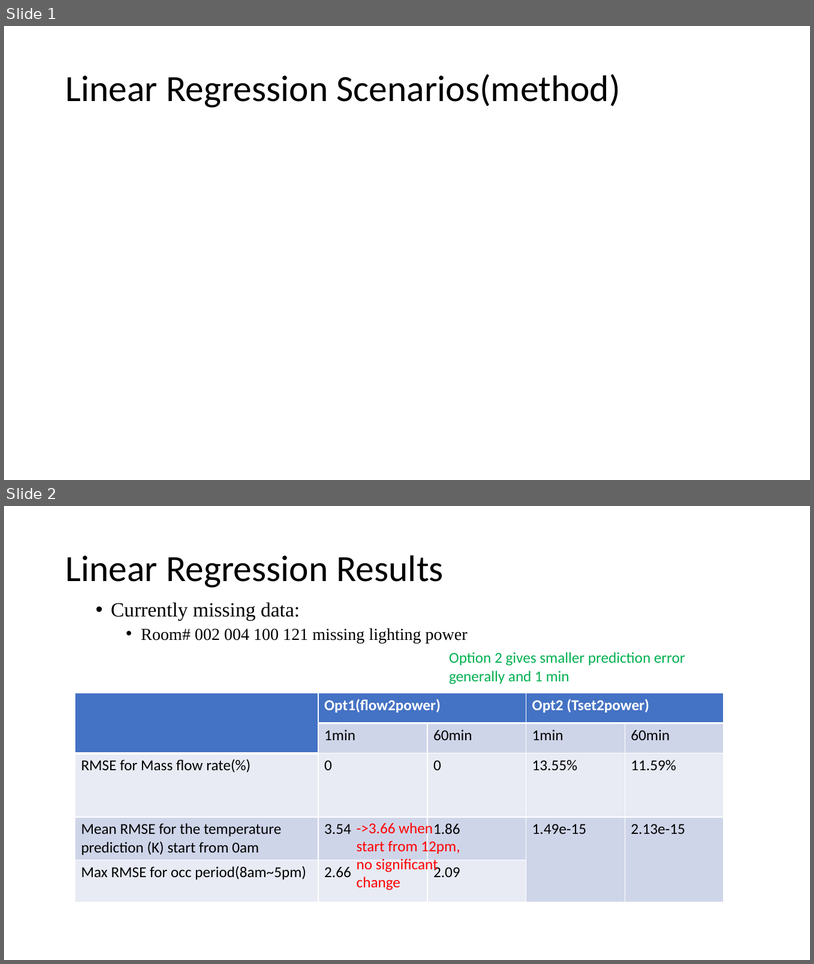
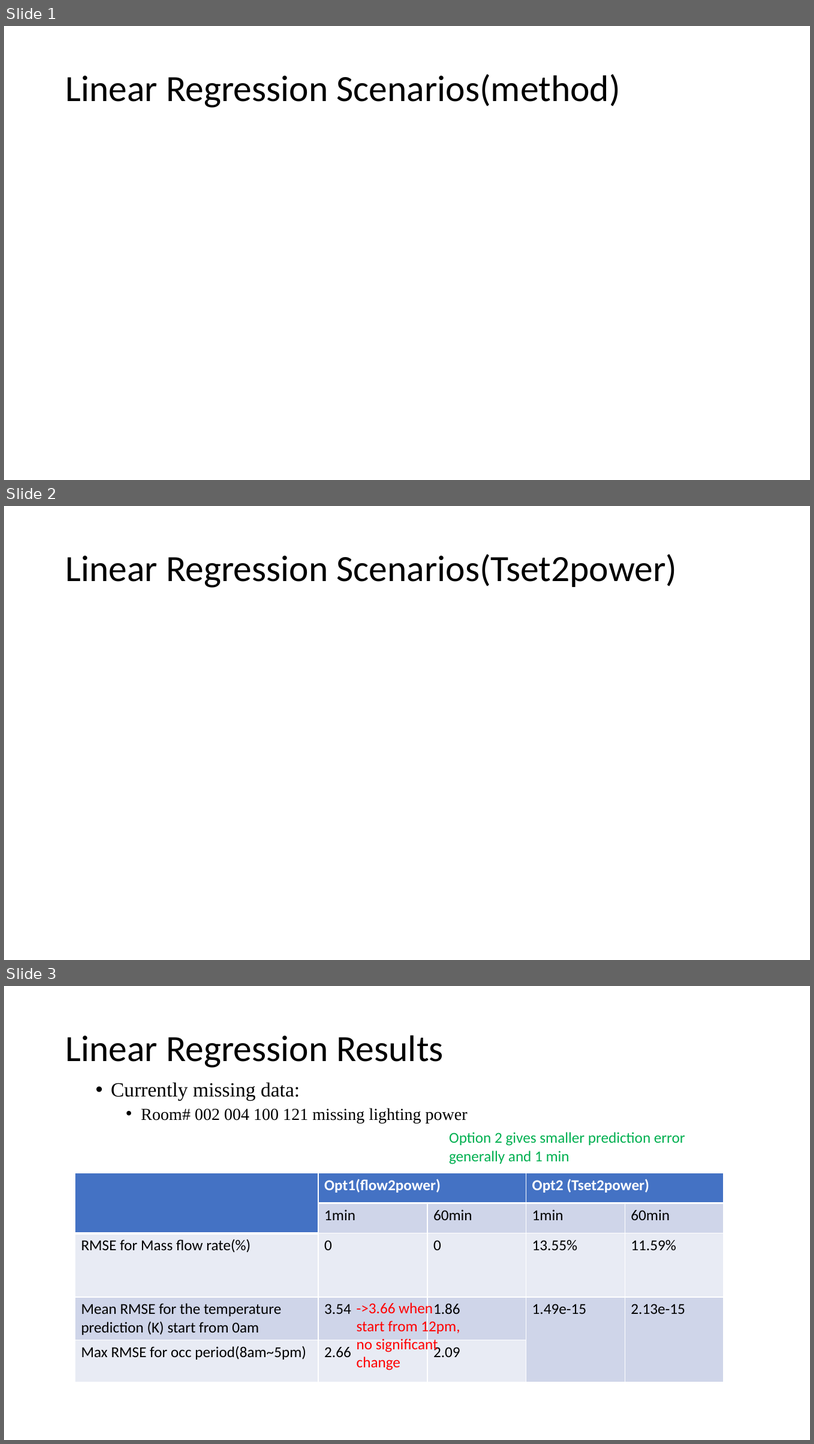
Before and after one commit to jackybowen/Stochastic_MPC_TES, a slide deck: Regression_test/Stochastic_TESS_Slide1.pptx. Shown one above the other, each under a label of ours: slides 1 and 2 before the commit, slides 1, 2 and 3 after it. The pictures are 814x964 and 814x1444 pixels, drawn with LibreOffice and Linux fonts; fonts in the diff are those of the drawing; grey boxes stand for pictures. Boxes give left, top, right and bottom in pixels: in the first picture for what was removed or moved away, otherwise in the second. Text is boxed around its words. In the diff, an @@ line names an element or a change of style, - is before the commit and + after.

```diff
--- a/Regression_test/Stochastic_TESS_Slide1.pptx
+++ b/Regression_test/Stochastic_TESS_Slide1.pptx
@@ slide 2 added at [4, 506, 810, 960], background #FFFFFF @@
@@ title added at [65, 554, 677, 588], 44 pt, text #000000 @@
+Linear Regression Scenarios(Tset2power)
@@ what was slide 2 is now slide 3 @@
```
Also in this commit, not shown: 37 other files.
